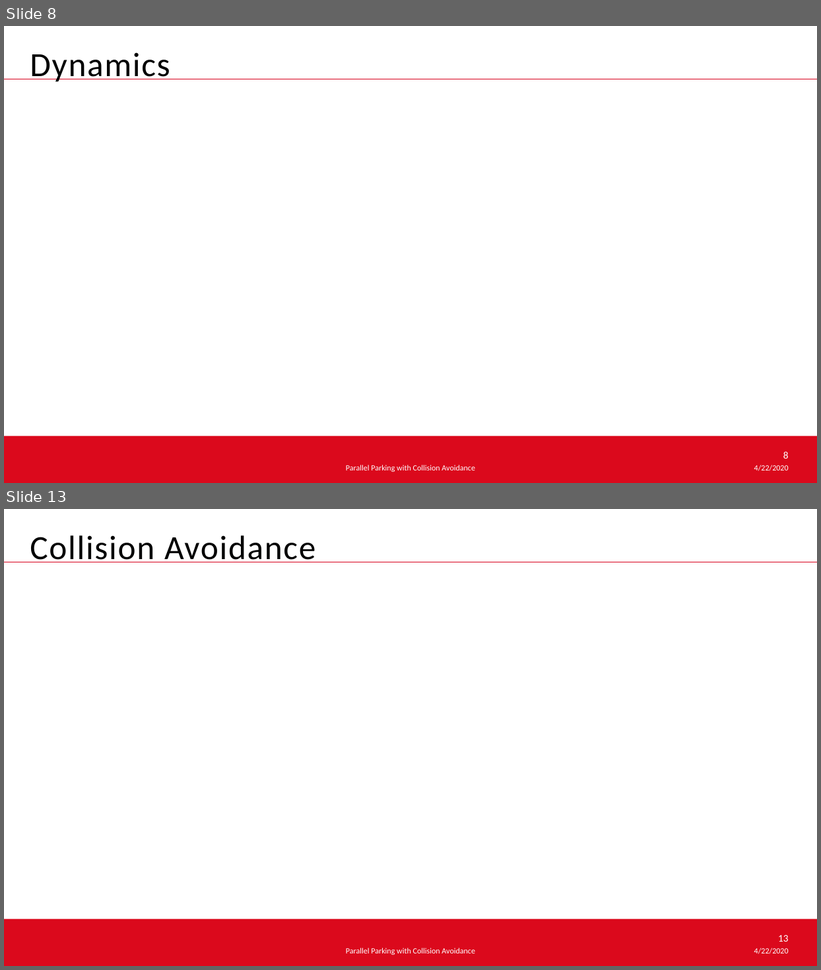
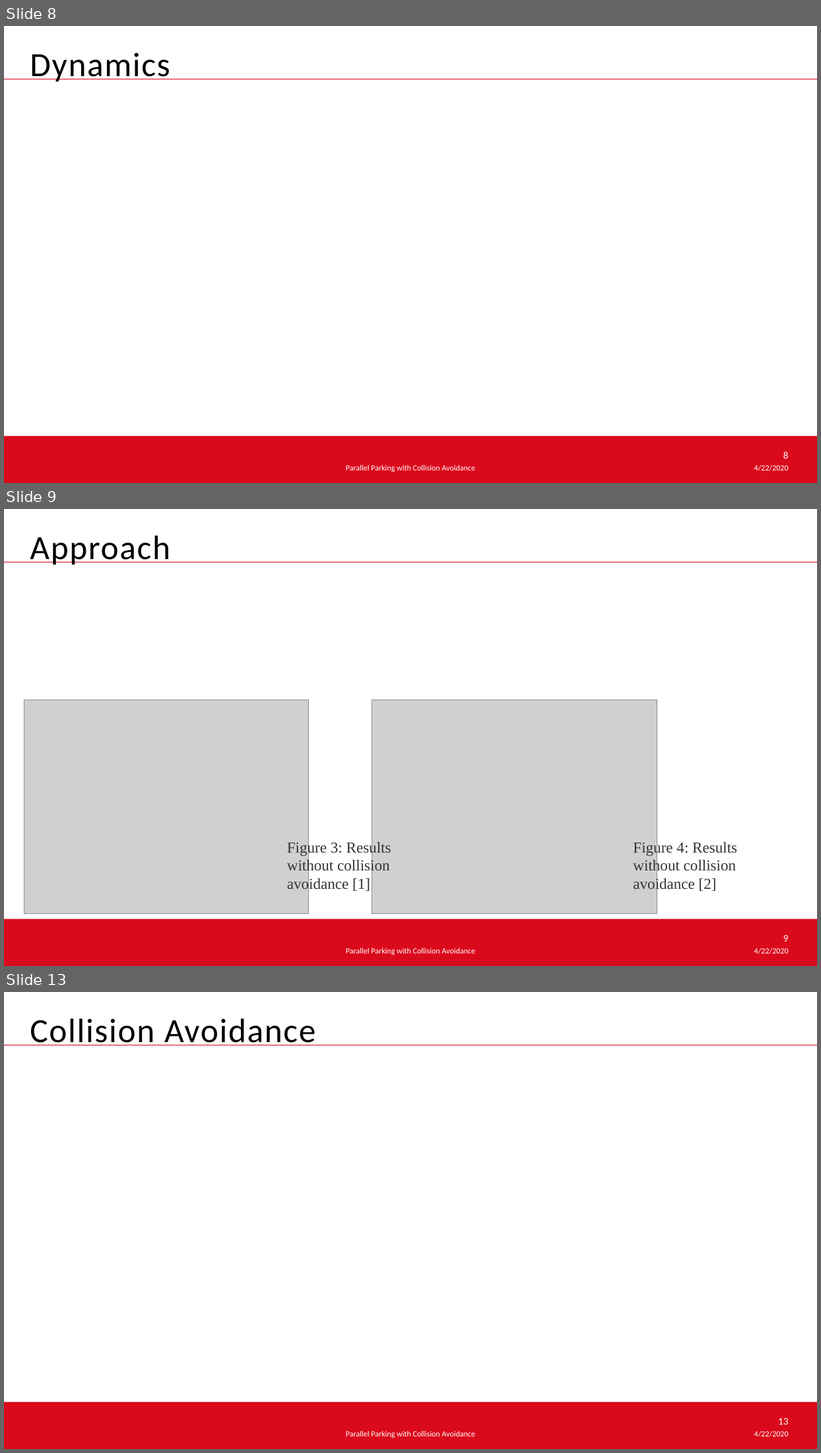
Before and after one commit to hehonglu123/optimal_control, a slide deck: Optimal Control Theory.pptx. Shown one above the other, each under a label of ours: slides 8 and 13 before the commit, slides 8, 9 and 13 after it; the slides between them are not shown. The pictures are 821x970 and 821x1453 pixels, drawn with LibreOffice and Linux fonts; fonts in the diff are those of the drawing; grey boxes stand for pictures; background and template pictures are left out. Boxes give left, top, right and bottom in pixels: in the first picture for what was removed or moved away, otherwise in the second. Text is boxed around its words. In the diff, an @@ line names an element or a change of style, - is before the commit and + after.

```diff
--- a/Optimal Control Theory.pptx
+++ b/Optimal Control Theory.pptx
@@ slide 9 added at [4, 509, 817, 966], background #FFFFFF; not listed: 5 template elements that a slide beside it also shows @@
@@ text added at [30, 535, 170, 565], 40 pt, text #000000 @@
+Approach
@@ picture added at [24, 700, 309, 914] @@
@@ picture added at [372, 700, 657, 914] @@
@@ text added at [287, 840, 391, 893], 18 pt, text #333333 @@
+Figure 3: Results without collision avoidance [1]
@@ text added at [633, 840, 737, 893], 18 pt, text #333333 @@
+Figure 4: Results without collision avoidance [2]
```
Also in this commit, not shown: 6 slides changed, 2 other slides added, 4 slides removed.
